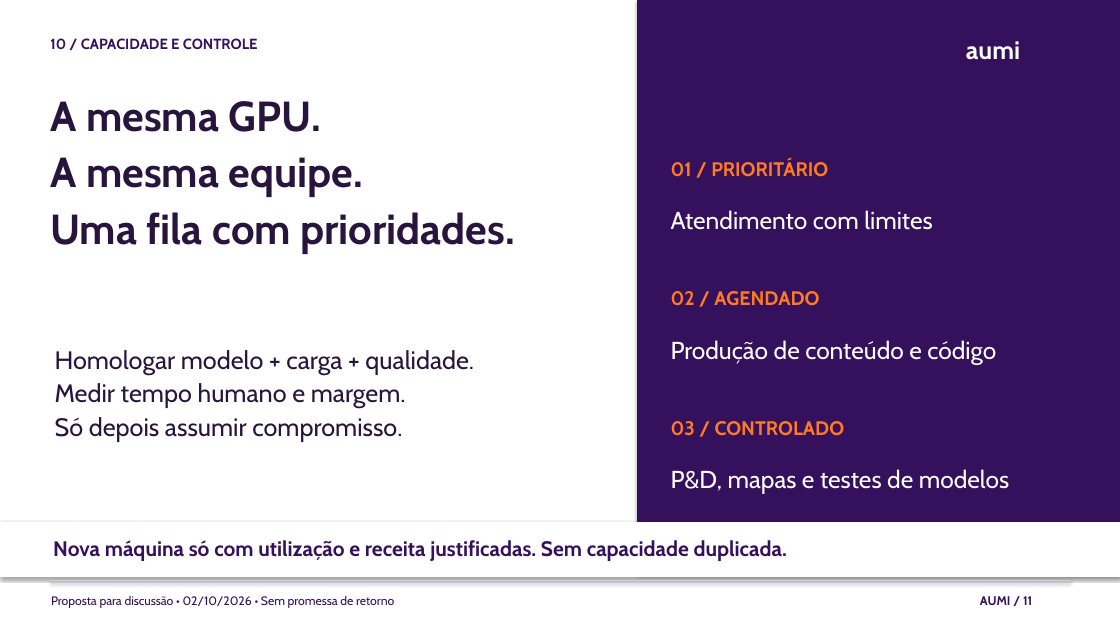
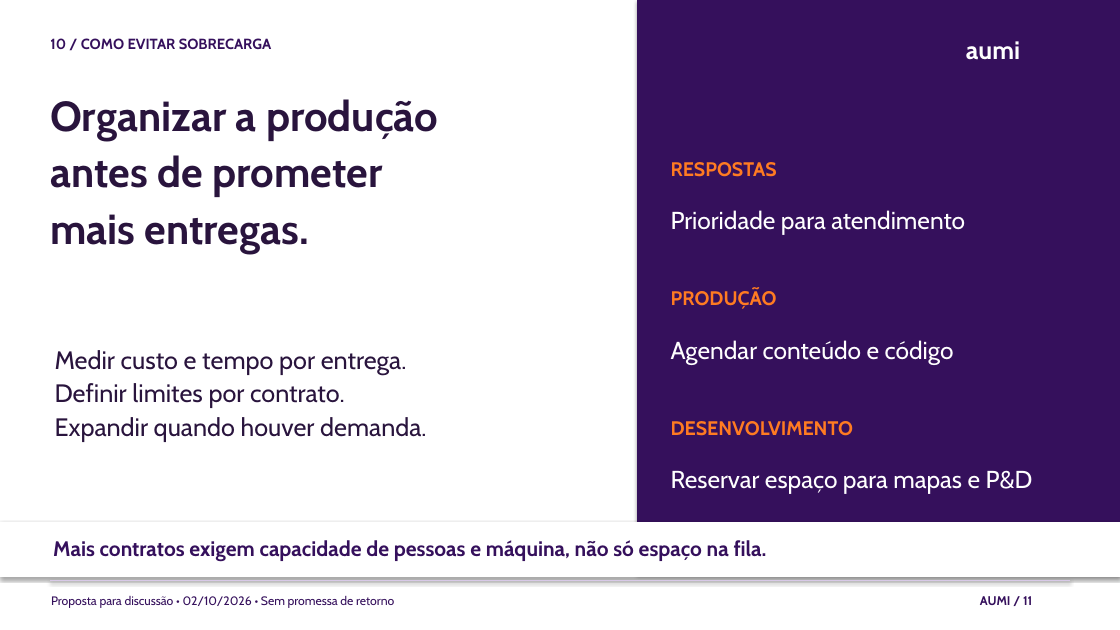
Before and after one commit to juboyy/topologic-business-plan, a slide deck: slide 11 of pitch-deck.pptx. Drawn at 1120x630 pixels with LibreOffice and Linux fonts; fonts in the diff are those of the drawing. Boxes give left, top, right and bottom in pixels: in the first picture for what was removed or moved away, otherwise in the second. Text is boxed around its words. In the diff, an @@ line names an element or a change of style, - is before the commit and + after.

```diff
--- a/pitch-deck.pptx
+++ b/pitch-deck.pptx
@@ text at (50, 38, 272, 50): text changed @@
-10 / CAPACIDADE E CONTROLE
+10 / COMO EVITAR SOBRECARGA
@@ text at (50, 99, 438, 254): text changed @@
-A mesma GPU.
-A mesma equipe.
-Uma fila com prioridades.
+Organizar a produção
+antes de prometer
+mais entregas.
@@ text at (671, 162, 777, 177): text changed @@
-01 / PRIORITÁRIO
+RESPOSTAS
@@ text at (671, 210, 965, 235): text changed @@
-Atendimento com limites
+Prioridade para atendimento
@@ text at (671, 289, 777, 309): text changed @@
-02 / AGENDADO
+PRODUÇÃO
@@ text at (55, 350, 426, 442): text changed @@
-Homologar modelo + carga + qualidade.
-Medir tempo humano e margem.
-Só depois assumir compromisso.
+Medir custo e tempo por entrega.
+Definir limites por contrato.
+Expandir quando houver demanda.
@@ text at (671, 340, 954, 364): text changed @@
-Produção de conteúdo e código
+Agendar conteúdo e código
@@ text at (671, 421, 854, 436): text changed @@
-03 / CONTROLADO
+DESENVOLVIMENTO
@@ text at (671, 470, 1033, 494): text changed @@
-P&D, mapas e testes de modelos
+Reservar espaço para mapas e P&D
@@ text at (53, 540, 767, 562): text changed @@
-Nova máquina só com utilização e receita justificadas. Sem capacidade duplicada.
+Mais contratos exigem capacidade de pessoas e máquina, não só espaço na fila.
```
Also in this commit, not shown: 18 other slides changed, 1 slide added, 1 slide removed, 4 other files.
